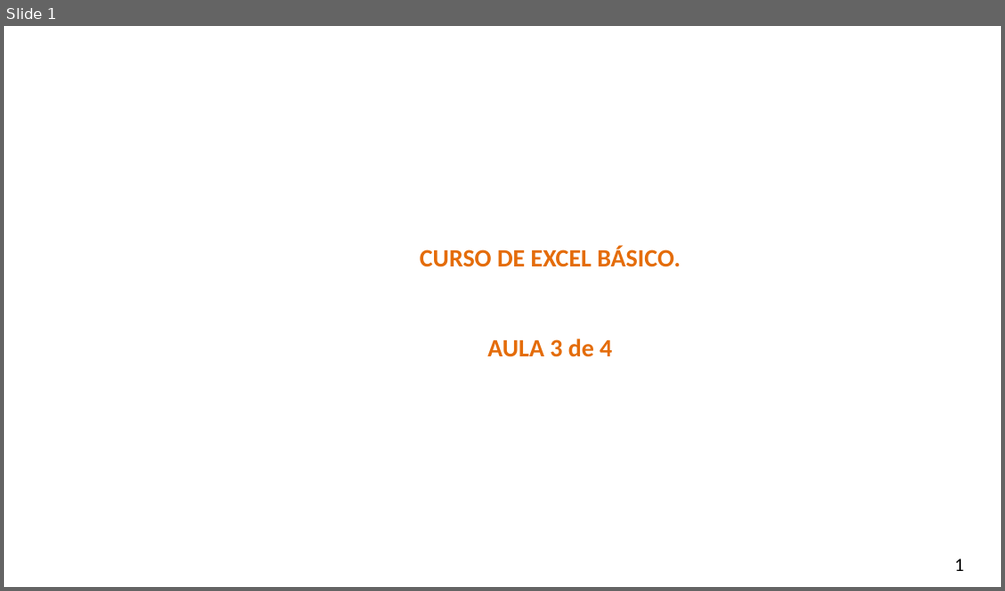
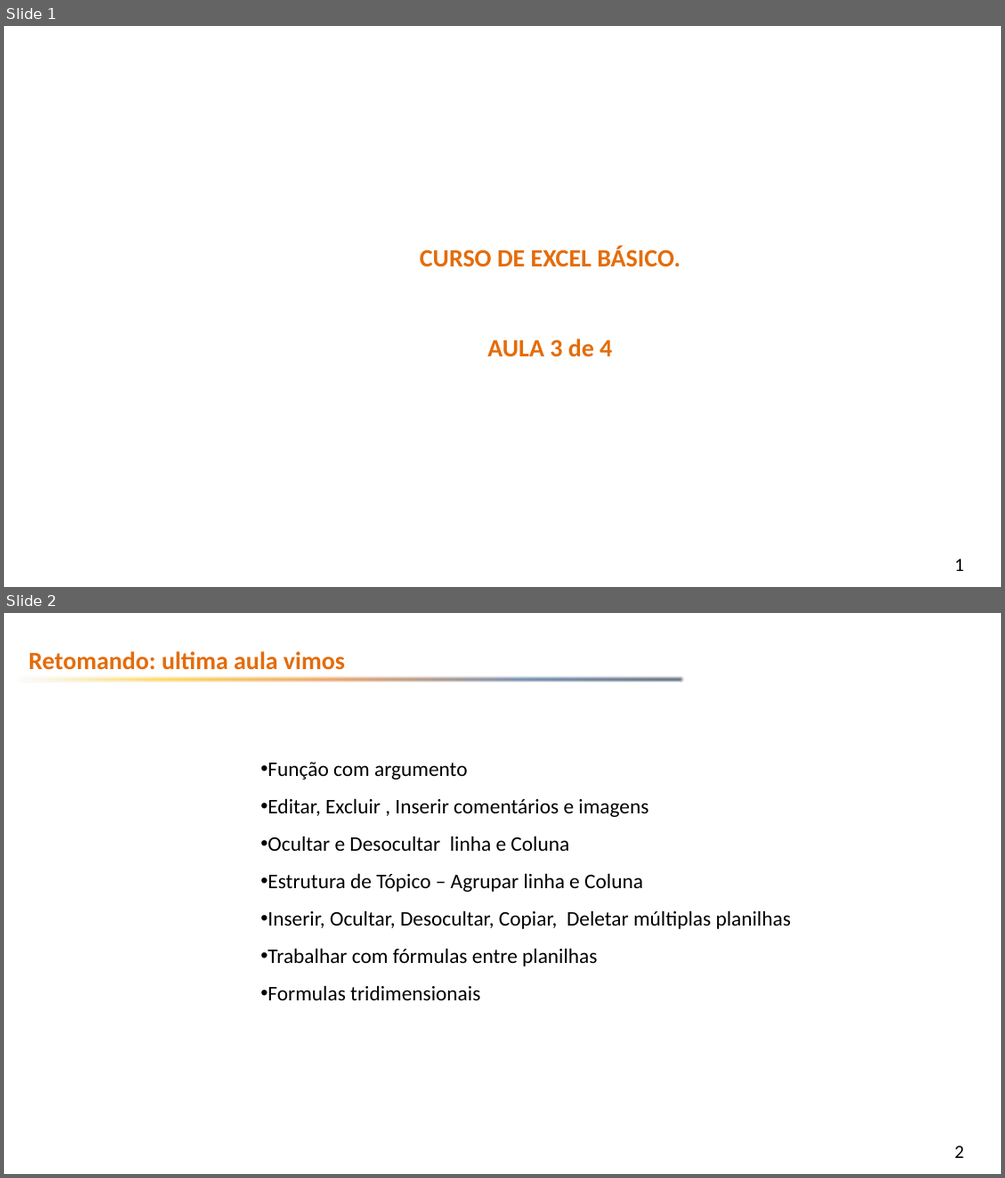
Before and after one commit to smart-planning/Excel_Basico, a slide deck: Aula3/Atividades.pptx. Shown one above the other, each under a label of ours: slide 1 before the commit, slides 1 and 2 after it. The pictures are 1005x591 and 1005x1178 pixels, drawn with LibreOffice and Linux fonts; fonts in the diff are those of the drawing; background and template pictures are left out. Boxes give left, top, right and bottom in pixels: in the first picture for what was removed or moved away, otherwise in the second. Text is boxed around its words. In the diff, an @@ line names an element or a change of style, - is before the commit and + after.

Commit message:
Aula dia 10-11 com parte teorica

```diff
--- a/Aula3/Atividades.pptx
+++ b/Aula3/Atividades.pptx
@@ slide 2 added at (4, 613, 1001, 1174), background picture (left out); not listed: 1 template element that a slide beside it also shows @@
@@ text added at (29, 651, 345, 670), 24 pt, text #E46C0A, bold @@
+Retomando: ultima aula vimos
@@ right arrow added at (18, 674, 685, 685), fill gradient #F6FBFC to #FFC000 to #E46C0A to #1F497D to #0F243E @@
@@ subtitle added at (267, 762, 791, 1000), 20 pt, text #000000 @@
+• Função com argumento
+• Editar, Excluir , Inserir comentários e imagens
+• Ocultar e Desocultar linha e Coluna
+• Estrutura de Tópico – Agrupar linha e Coluna
+• Inserir, Ocultar, Desocultar, Copiar, Deletar múltiplas planilhas
+• Trabalhar com fórmulas entre planilhas
+• Formulas tridimensionais
```
Also in this commit, not shown: 7 other slides added, 4 slides removed, 4 other files.
